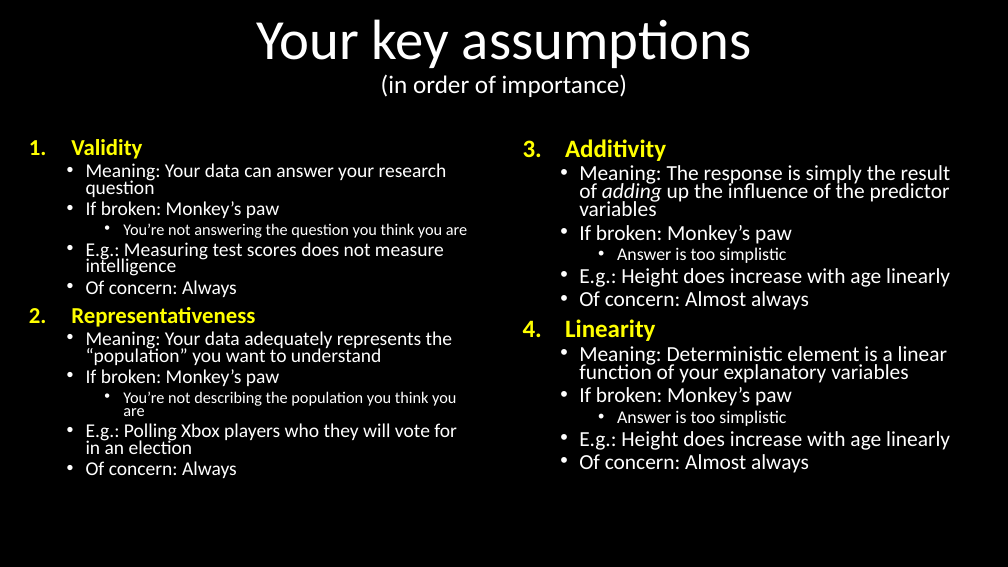
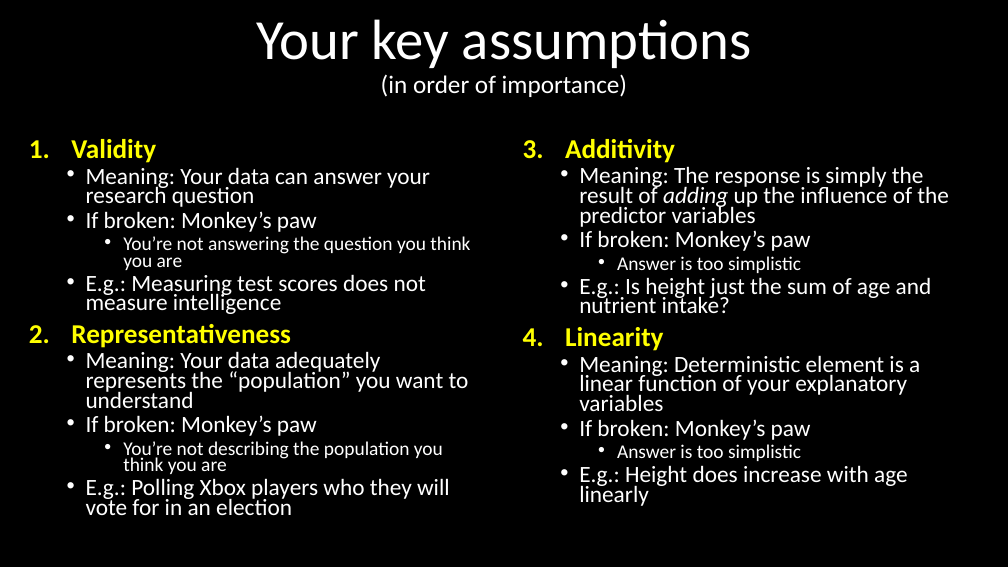
Before and after one commit to DeonRoos/stats-for-biologists, a slide deck: slide 22 of Lectures/BI3010 Lecture 1.5 Introduction to linear models.pptx (slide 24 before the commit). Drawn at 1008x567 pixels with LibreOffice and Linux fonts; fonts in the diff are those of the drawing. Boxes give left, top, right and bottom in pixels: in the first picture for what was removed or moved away, otherwise in the second. Text is boxed around its words. In the diff, an @@ line names an element or a change of style, - is before the commit and + after.

```diff
--- a/Lectures/BI3010 Lecture 1.5 Introduction to linear models.pptx
+++ b/Lectures/BI3010 Lecture 1.5 Introduction to linear models.pptx
@@ text "Validity" at bbox=[71, 139, 470, 515]: size 21.7 to 25.9 pt in "Validity", "Representativeness"; size 18.6 to 22.2 pt in "Meaning: Your data can answer your research ...", "If broken: Monkey’s paw", "E.g.: Measuring test scores does not measure ...", "Meaning: Your data adequately represents the “population” ..." and 2 more places; size 15.5 to 18.5 pt in "You’re not answering the question you think ...", "You’re not describing the population you think ..." @@
@@ text at bbox=[565, 139, 949, 506]: size 23.8 to 25.9 pt in "Additivity", "Linearity"; size 20.4 to 22.2 pt in "Meaning: The response is simply the result ...", "If broken: Monkey’s paw", "Meaning: Deterministic element is a linear function ...", "If broken: Monkey’s paw" and 1 more places; size 17 to 18.5 pt in "Answer is too simplistic", "Answer is too simplistic" @@
@@ text at bbox=[86, 280, 237, 297]: paragraph removed @@
-  • Of concern: Always
@@ text at bbox=[579, 277, 932, 313]: text changed; size 20.4 to 22.2 pt @@
-  • E.g.: Height does increase with age linearly
-  • Of concern: Almost always
+  • E.g.: Is height just the sum of age and nutrient intake?
@@ text at bbox=[86, 461, 237, 478]: paragraph removed @@
-  • Of concern: Always
@@ text at bbox=[579, 454, 809, 473]: paragraph removed @@
-  • Of concern: Almost always
```
Also in this commit, not shown: 4 other slides changed, 2 slides removed, 12 other files.
